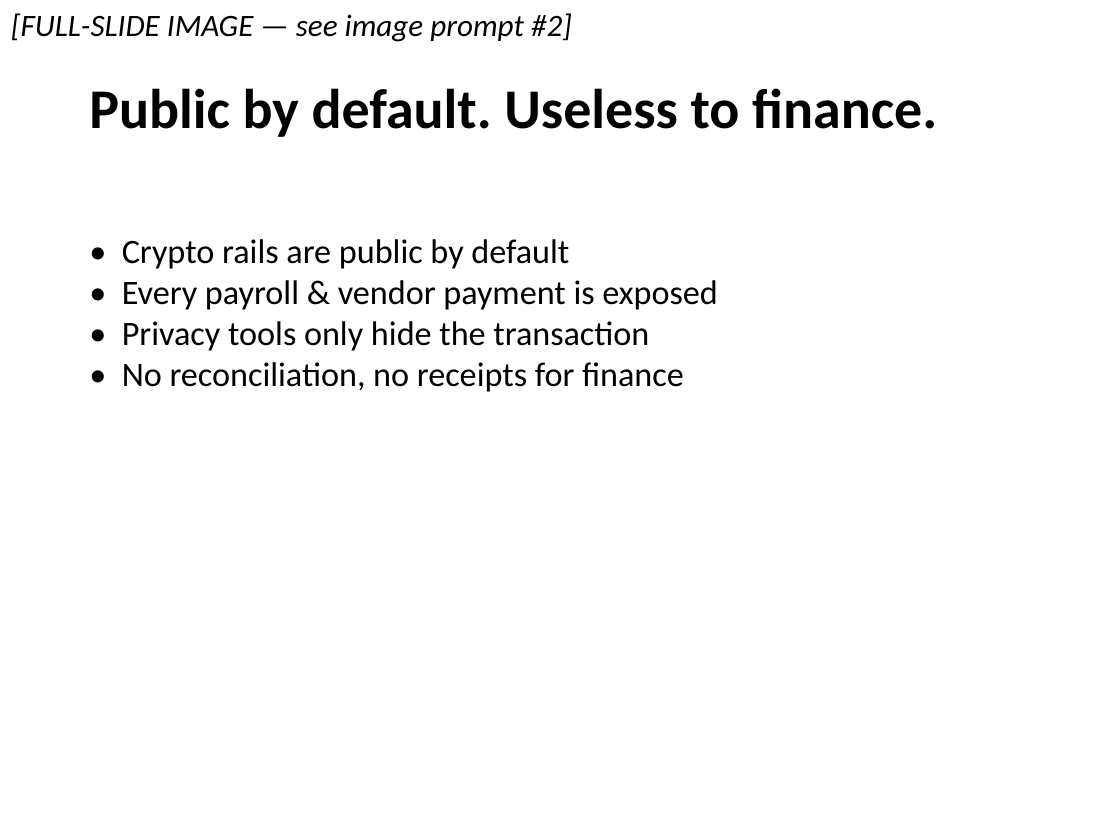
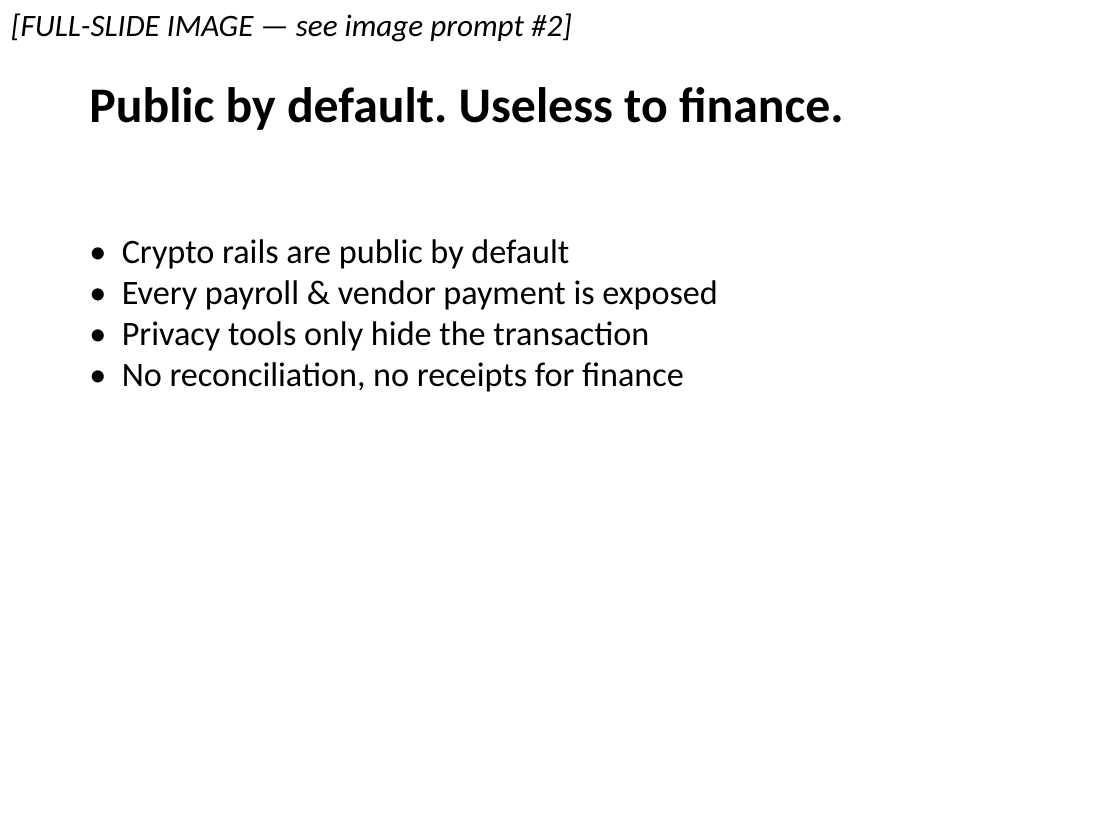
Before and after one commit to huntersam1/trexure, a slide deck: slide 2 of docs/pitch-deck-draft-Trexure.pptx. Drawn at 1120x840 pixels with LibreOffice and Linux fonts; fonts in the diff are those of the drawing. Boxes give left, top, right and bottom in pixels: in the first picture for what was removed or moved away, otherwise in the second. Text is boxed around its words. In the diff, an @@ line names an element or a change of style, - is before the commit and + after.

```diff
--- a/docs/pitch-deck-draft-Trexure.pptx
+++ b/docs/pitch-deck-draft-Trexure.pptx
@@ text "Public by default. Useless to ..." at box(89, 87, 844, 130): size 36 to 32 pt @@
```
Also in this commit, not shown: 7 other files.
